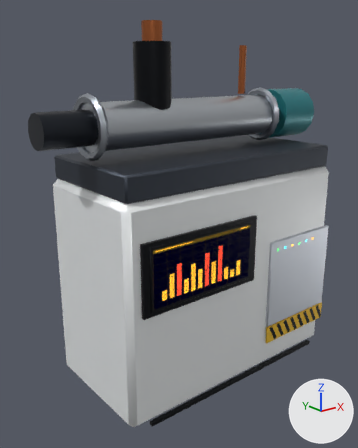
One commit to the glTF model godot/models/analyzer/analyzer_mass_spectrometer.glb: the scene before it, then after it.
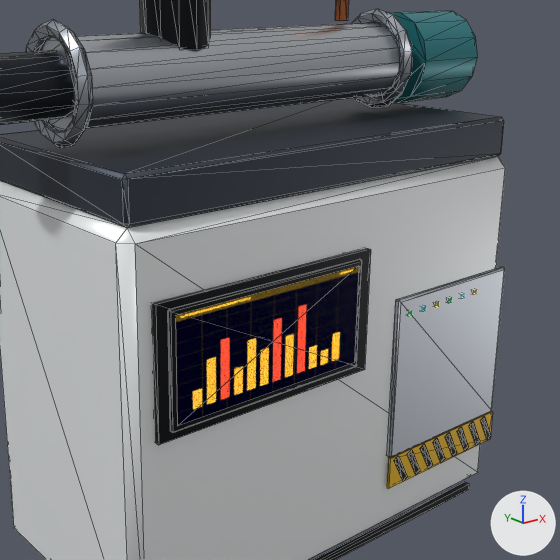
Each version appears first whole from a 50 mm camera at (-1.73, -1.99, 1.63) aimed at (-0.07, 0.09, 0.8), and next in a close-up on the part from 17% to 100% of the width and 18% to 85% of the height. The axes (+X, +Y, +Z) are drawn at lower right. The lights are the same throughout. The first two pictures are the older version. The close-ups show mesh edges as thin lines. Vertices at exactly the same position are counted once.

Names of what the first close-up shows: 'analyzer_mass_spectrometer'.
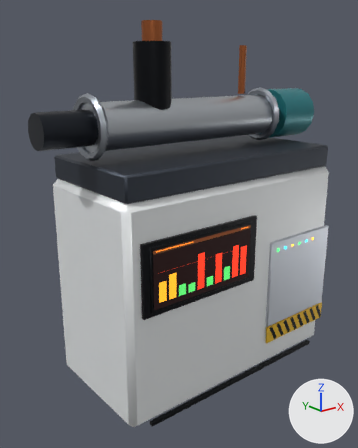
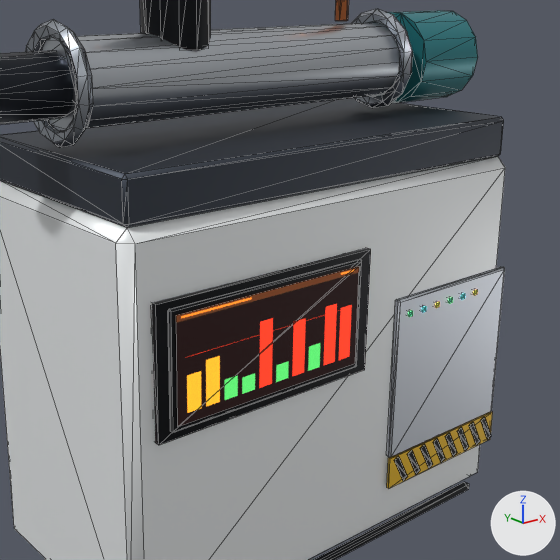
What changed in the scene script:
```text
Add img_engine_temp:
    img_engine_temp = load_image('engine_temp', '_unpacked/engine_temp', 256, 256, 'sRGB')
Add mat_screen_engine_temp:
    mat_screen_engine_temp = bpy.data.materials.new('screen_engine_temp')
    # colours: black #000000
    # uses the picture img_engine_temp
Change me_body:
    used by ob_analyzer_mass_spectrometer; location = (0.0, 0.0, 0.0)
    remove me_body.from_pydata(...)  # 592 vertices, 1060 faces; spans x -0.9..0.77, y -0.37..0.63, z 0.0..1.84
    add me_body.from_pydata(...)  # 592 vertices, 1058 faces; spans x -0.9..0.77, y -0.37..0.63, z 0.0..1.84
    me_body part 1: 3 vertices removed from x 0.03..0.2, y -0.37..-0.36, z 0.6..0.9; 3 vertices added at x 0.04..0.2, y -0.37..-0.36, z 0.6..0.9
    me_body part 2: 1 vertex removed from x 0.69, y -0.36, z 0.25; 1 vertex added at x 0.69, y -0.37, z 0.25
    me_body part 3: 1 vertex removed from x 0.2, y -0.36, z 0.25; 1 vertex added at x 0.2, y -0.37, z 0.25
    me_body part 4: 2 faces spanning x -0.58..0.02, y -0.37, z 0.61..0.89 switch from mat_screen_graph to mat_screen_engine_temp
```

Where the change shows, as pixel boxes [x1, y1, x2, y2] in the close-ups (560 x 560 px; the box of a moved part takes in the faces that stretch with it):
part 1 of me_body, moved or reshaped
    before: [171, 261, 401, 457]
    after: [389, 267, 505, 457]
part 2 of me_body, moved or reshaped (not visible before)
    after: [392, 270, 505, 456]
part 3 of me_body, moved or reshaped
    before: [387, 424, 463, 489]
    after: [388, 412, 492, 488]
part 4 of me_body, recoloured
    both: [176, 266, 359, 426]
